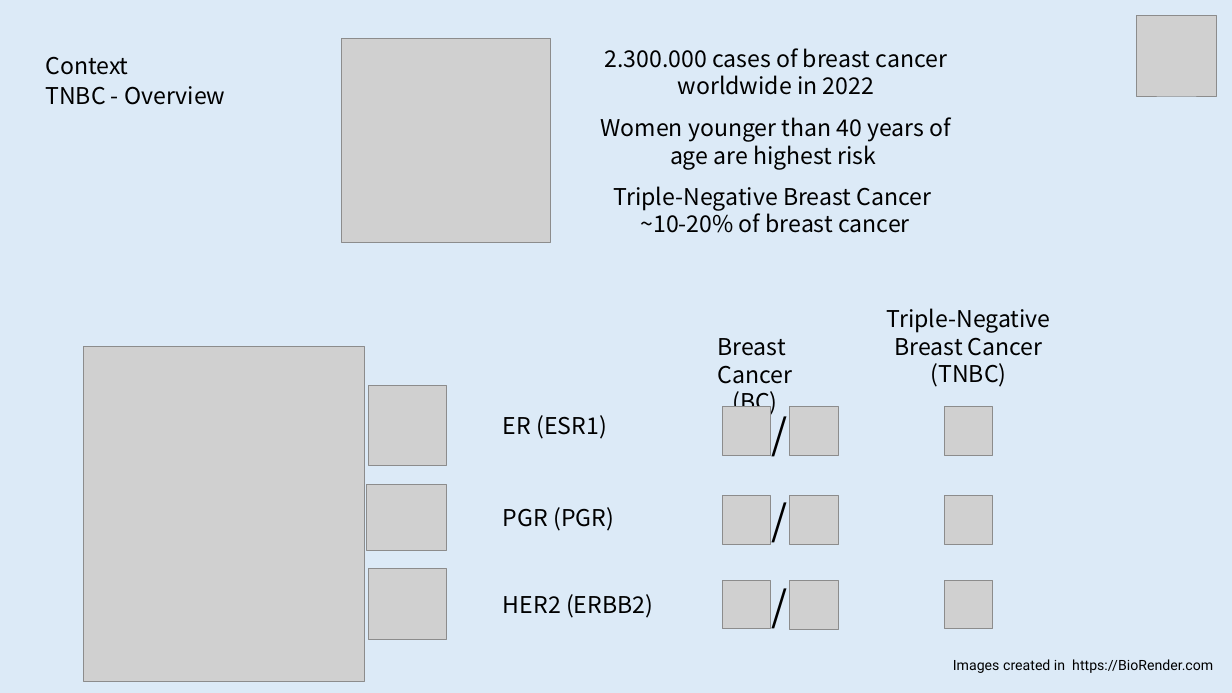
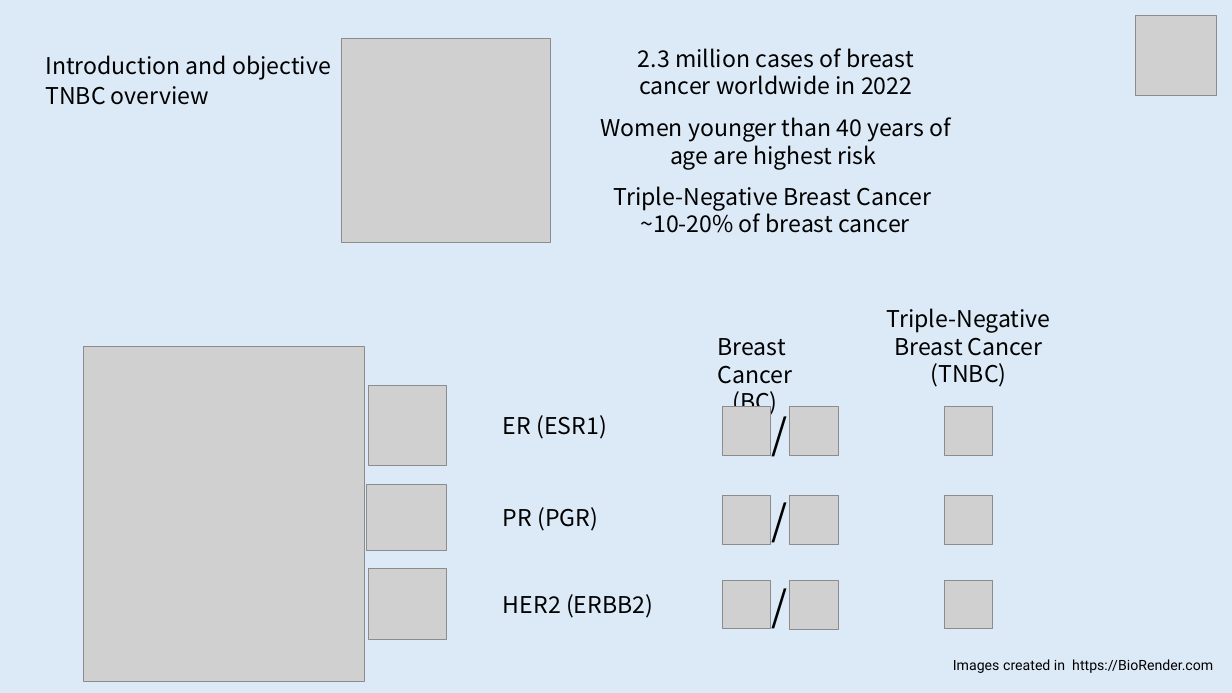
Before and after one commit to rhlt/tnbc, a slide deck: slide 3 of CapstoneProject_FinalPresentation.pptx (slide 4 before the commit). Drawn at 1232x693 pixels with LibreOffice and Linux fonts; fonts in the diff are those of the drawing; grey boxes stand for pictures. Boxes give left, top, right and bottom in pixels: in the first picture for what was removed or moved away, otherwise in the second. Text is boxed around its words. In the diff, an @@ line names an element or a change of style, - is before the commit and + after.

```diff
--- a/CapstoneProject_FinalPresentation.pptx
+++ b/CapstoneProject_FinalPresentation.pptx
@@ text at [45, 55, 331, 79]: text changed @@
-Context
+Introduction and objective
@@ text at [638, 48, 913, 95]: text changed @@
-2.300.000 cases of breast cancer worldwide in 2022
+2.3 million cases of breast cancer worldwide in 2022
@@ text at [45, 86, 209, 105]: text changed @@
-TNBC - Overview
+TNBC overview
@@ text at [503, 507, 598, 531]: text changed @@
-PGR (PGR)
+PR (PGR)
```
Also in this commit, not shown: 14 other slides changed, 4 slides added, 2 slides removed, 1 other file.
